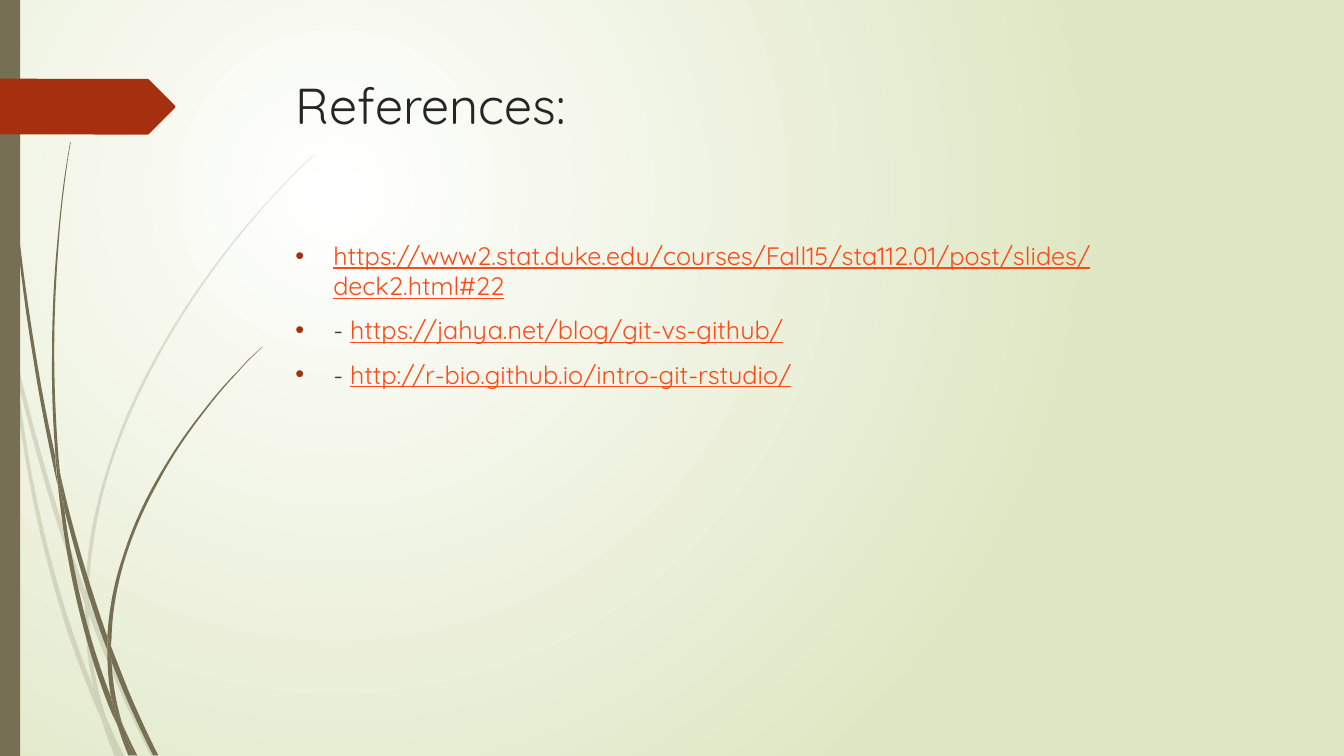
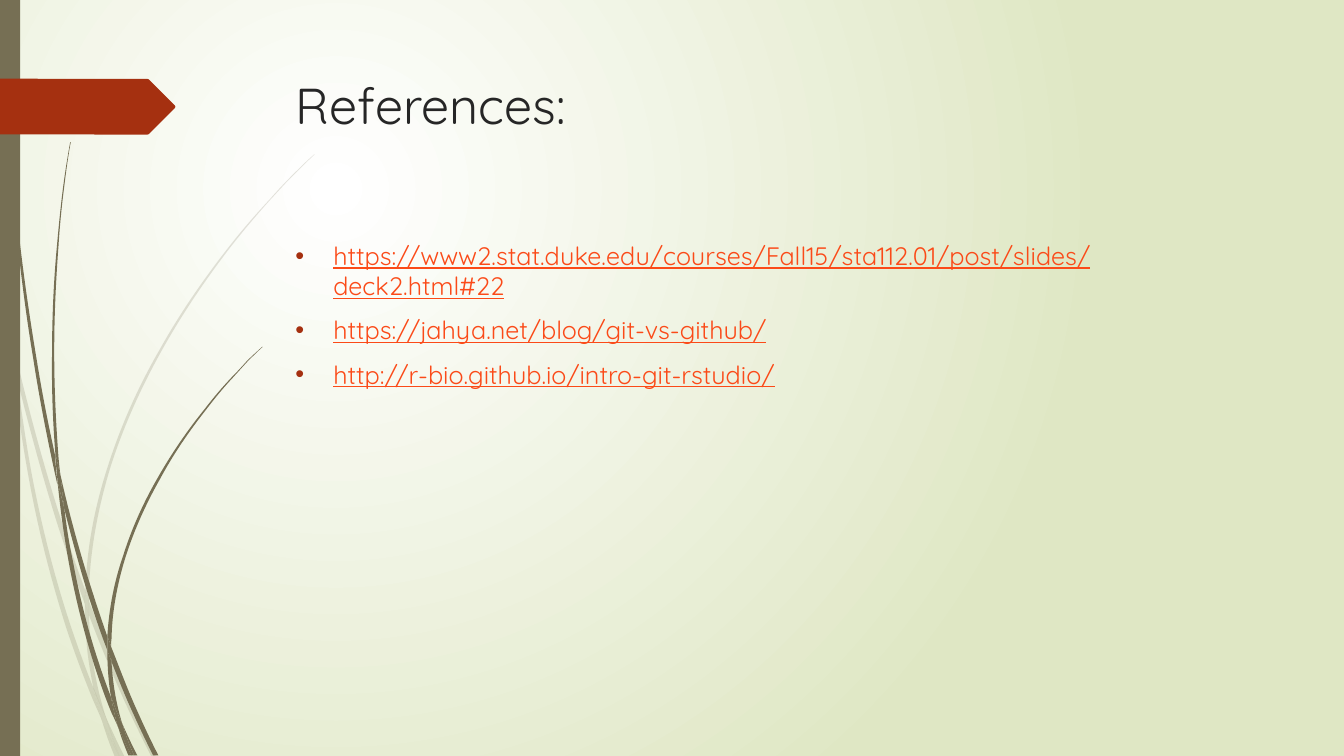
Before and after one commit to anhnguyendepocen/AdvancedR, a slide deck: slide 22 of May3_1700_Github/Github_presentation.pptx (slide 20 before the commit). Drawn at 1344x756 pixels with LibreOffice and Linux fonts; fonts in the diff are those of the drawing. Boxes give left, top, right and bottom in pixels: in the first picture for what was removed or moved away, otherwise in the second. Text is boxed around its words. In the diff, an @@ line names an element or a change of style, - is before the commit and + after.

```diff
--- a/May3_1700_Github/Github_presentation.pptx
+++ b/May3_1700_Github/Github_presentation.pptx
@@ text at (333,319,774,389): text changed @@
-• - https://jahya.net/blog/git-vs-github/
-• - http://r-bio.github.io/intro-git-rstudio/
+• https://jahya.net/blog/git-vs-github/
+• http://r-bio.github.io/intro-git-rstudio/
```
Also in this commit, not shown: 3 other slides changed, 2 slides added, 2 other files.
